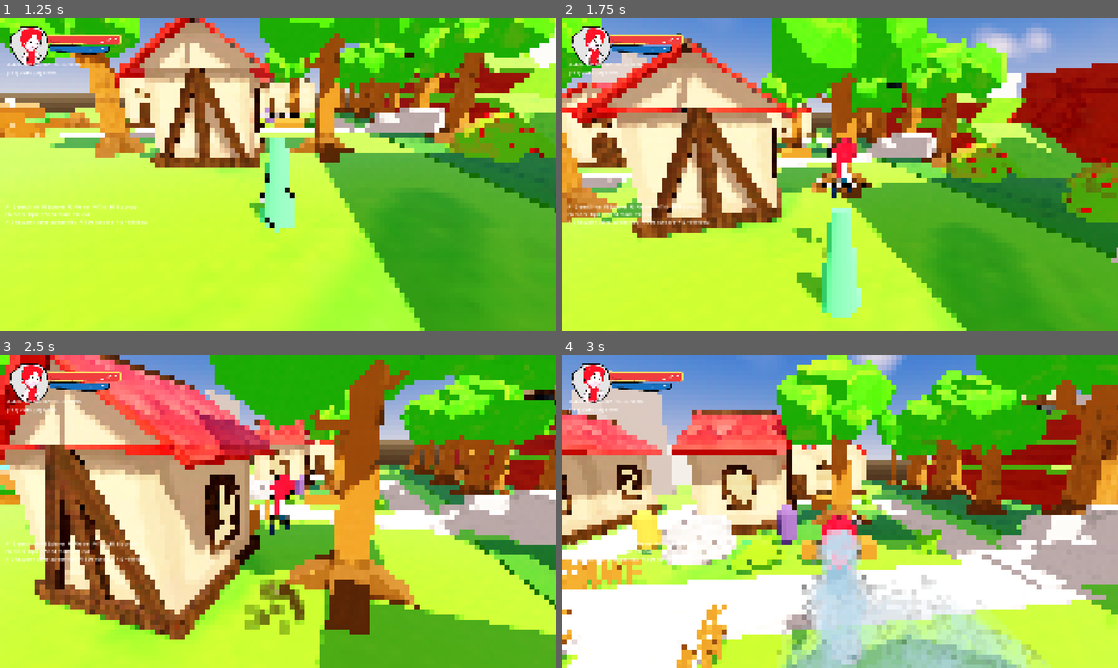
Above: before the commit, frames 1-4 (two rows, left to right).
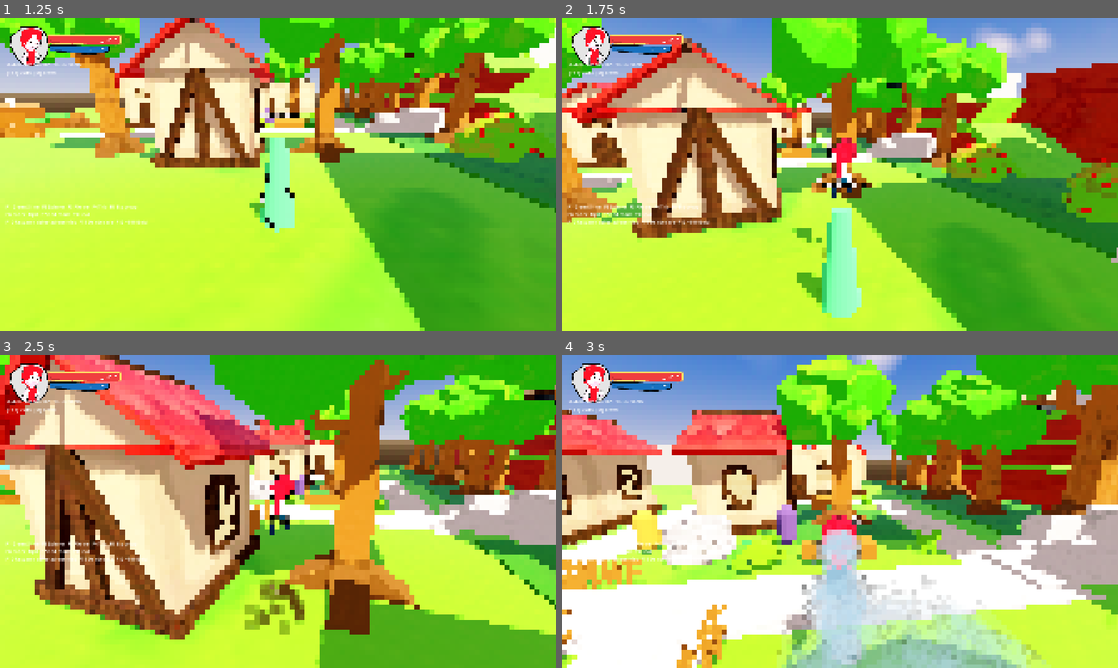
Above: after the commit, the same moments.

Repository: doggoanim/Krits
Game: Godot game, scene res://ui/main_menu.tscn
The game is run twice, just before and just after one commit, with the same random seed, the same clock (stepped at 60 frames per second) and the same inputs.
Inputs (mouse positions are in pixels of both pictures, inside the frame that each line leads up to):
- Up to frame 1 (1.25 s): click "New Game" at 0.5 s
- Up to frame 2 (1.75 s): tap Enter at 1.25 s; move the mouse to (867, 174) at 1.27 s; hold W (move_forward) from 1.28 s (still down); hold Ctrl (crouch_pound) from 1.28 s (still down); click (867, 174) at 1.42 s; tap Space (jump) at 1.52 s
- Up to frame 3 (2.5 s): keep holding W (move_forward); move the mouse to (250, 511) at 2.02 s; release Ctrl (crouch_pound) at 2.03 s; tap E (interact) at 2.1 s; tap Space (jump) at 2.27 s
- Up to frame 4 (3 s): keep holding W (move_forward); move the mouse to (851, 505) at 2.77 s; hold Shift (roll_dive) from 2.78 s (still down)

Frame 1 is identical in both runs. In frame 2, 0.5% of the frame differs, in the area x 5-16%, y 11-21%; in frame 3, 0.3%; in frame 4, 2.4%, in the area x 1-21%, y 4-45%.

Commit message:
Remove leftover test climbable colliders near the house corner
Found the real cause of the "stuck near the roof corner" reports: two
StaticBody3D boxes named "test"/"test2" under a "Debug" node, both with
collision_layer 257 (world + the climbable-wall layer, see
Player.CLIMBABLE_MASK), sitting right at that house's corner at roof
height. AirState.physics_update() checks find_climbable_wall() every
single frame while airborne and auto-grabs the instant it finds one —
no button press needed — which explains why the player was hanging
motionless in midair there: WallClimbState zeroes velocity and sets
position directly every frame, completely bypassing move_and_slide(),
so neither of the previous two physics-level fixes could have touched
this. These were clearly scratch objects left over from testing the
wall-climb feature, not real building geometry, so removed entirely
along with their now-unused BoxMesh/BoxShape3D resources.

Co-Authored-By: Claude Sonnet 5 <noreply@anthropic.com>
Claude-Session: https://claude.ai/code/session_01TYpdm1jACUqsWG6yyTxbgm

Diff:
--- a/world/hometown.tscn
+++ b/world/hometown.tscn
@@ -98,15 +98,6 @@
 radius = 0.4
 height = 1.8
 
-[sub_resource type="BoxMesh" id="BoxMesh_wgm46"]
-size = Vector3(0.63, 11.65, 7.895)
-
-[sub_resource type="BoxShape3D" id="BoxShape3D_aa14t"]
-size = Vector3(0.63, 11.65, 7.895)
-
-[sub_resource type="BoxShape3D" id="BoxShape3D_256to"]
-size = Vector3(0.63, 11.65, 7.895)
-
 [node name="Hometown" type="Node3D" unique_id=1195529557]
 
 [node name="Terrain" type="Node3D" parent="." unique_id=523119175]
@@ -580,32 +571,3 @@
 script = ExtResource("1_spawn")
 spawn_id = &"overlook"
 display_name = "Hilltop"
-
-[node name="Debug" type="Node3D" parent="." unique_id=419982432]
-transform = Transform3D(1, 0, 0, 0, 1, 0, 0, 0, 1, -31.820147, 0, 0)
-
-[node name="test" type="StaticBody3D" parent="Debug" unique_id=911434677]
-transform = Transform3D(-1, 0, 8.742278e-08, 0, 1, 0, -8.742278e-08, 0, -1, 33.856796, 5.193923, -14.587875)
-collision_layer = 257
-collision_mask = 257
-
-[node name="MeshInstance3D" type="MeshInstance3D" parent="Debug/test" unique_id=963138141]
-transform = Transform3D(1, 0, 0, 0, 1, 0, 0, 0, 1, 10.176876, 0, 6.5096464)
-mesh = SubResource("BoxMesh_wgm46")
-
-[node name="CollisionShape3D" type="CollisionShape3D" parent="Debug/test" unique_id=1209494254]
-transform = Transform3D(1, 0, 0, 0, 1, 0, 0, 0, 1, 10.176876, 0, 6.5096464)
-shape = SubResource("BoxShape3D_aa14t")
-
-[node name="test2" type="StaticBody3D" parent="Debug" unique_id=154162387]
-transform = Transform3D(-4.371139e-08, 0, 1, 0, 1, 0, -1, 0, -4.371139e-08, 29.93472, 5.193923, -18.553587)
-collision_layer = 257
-collision_mask = 257
-
-[node name="MeshInstance3D" type="MeshInstance3D" parent="Debug/test2" unique_id=1426599119]
-transform = Transform3D(1, 0, 0, 0, 1, 0, 0, 0, 1, 6.509651, 0, -10.17687)
-mesh = SubResource("BoxMesh_wgm46")
-
-[node name="CollisionShape3D" type="CollisionShape3D" parent="Debug/test2" unique_id=1376386726]
-transform = Transform3D(1, 0, 0, 0, 1, 0, 0, 0, 1, 6.509651, 0, -10.17687)
-shape = SubResource("BoxShape3D_256to")
